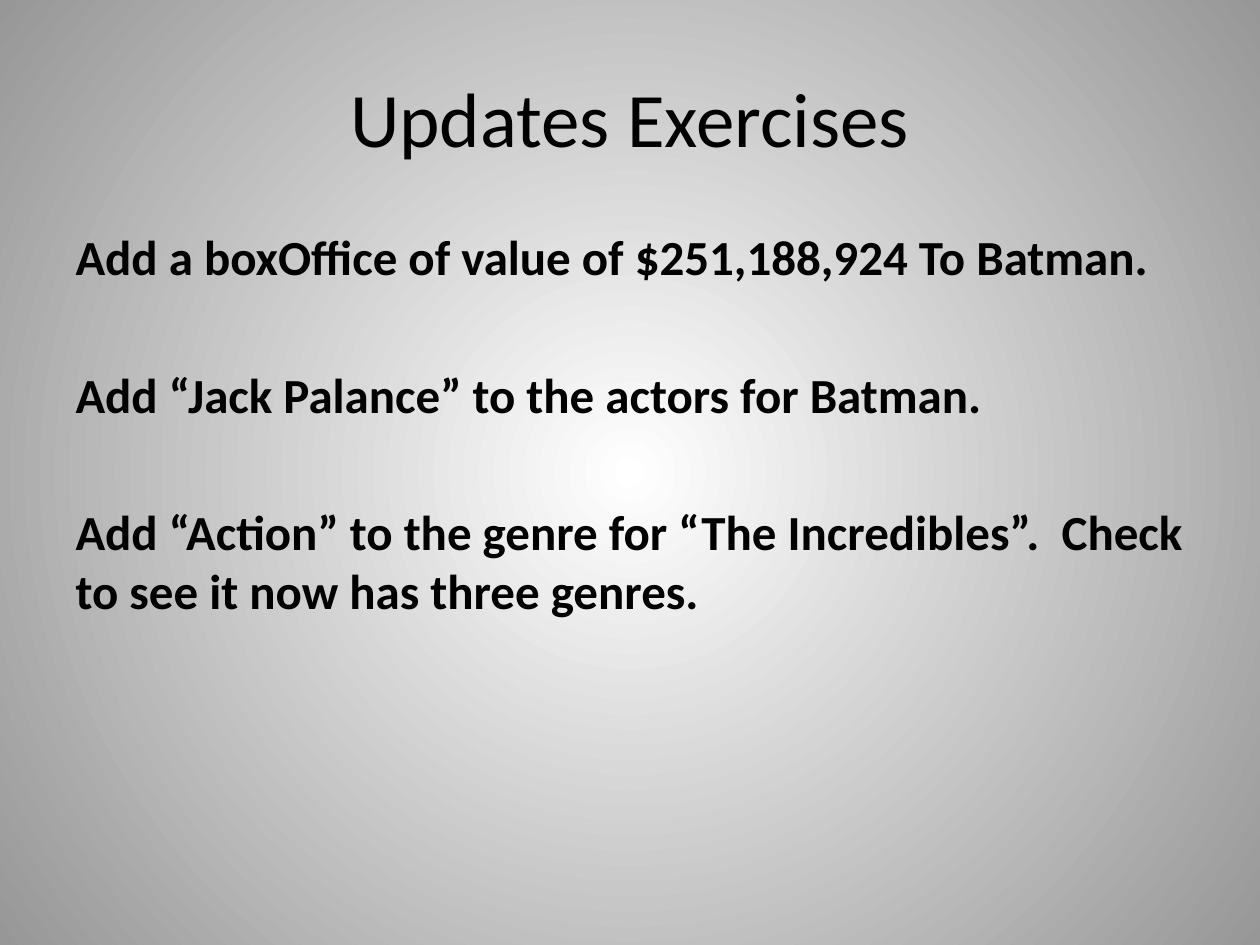
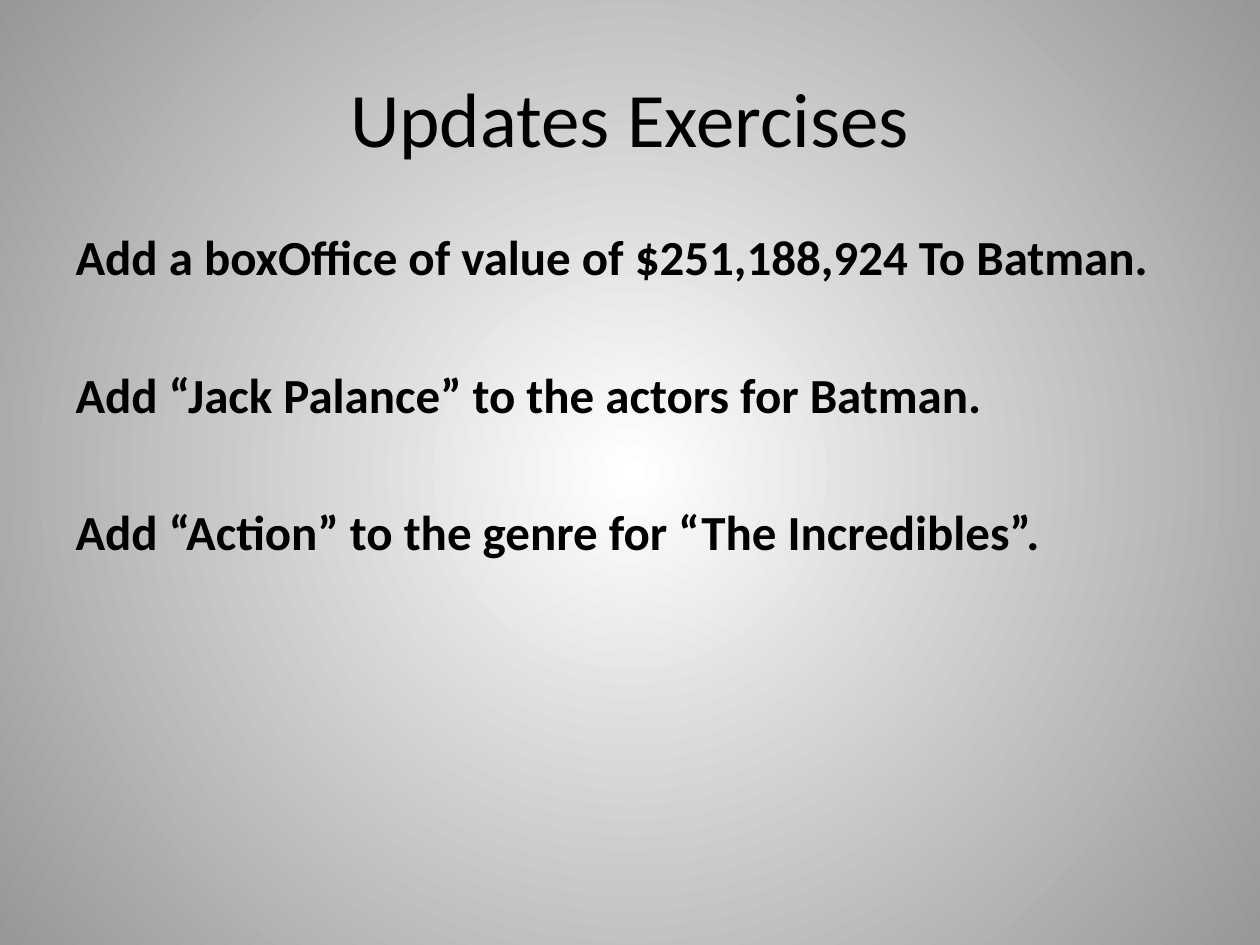
Before and after one commit to dvanvali/mongoDbPresentation, a slide deck: slide 21 of MongoDB.pptx. Drawn at 1260x945 pixels with LibreOffice and Linux fonts; fonts in the diff are those of the drawing. Boxes give left, top, right and bottom in pixels: in the first picture for what was removed or moved away, otherwise in the second. Text is boxed around its words. In the diff, an @@ line names an element or a change of style, - is before the commit and + after.

```diff
--- a/MongoDB.pptx
+++ b/MongoDB.pptx
@@ text at bbox=[76, 514, 1040, 559]: text changed @@
-Add “Action” to the genre for “The Incredibles”. Check to see it now has three genres.
+Add “Action” to the genre for “The Incredibles”.
```
Also in this commit, not shown: 7 other slides changed, 1 other file.
